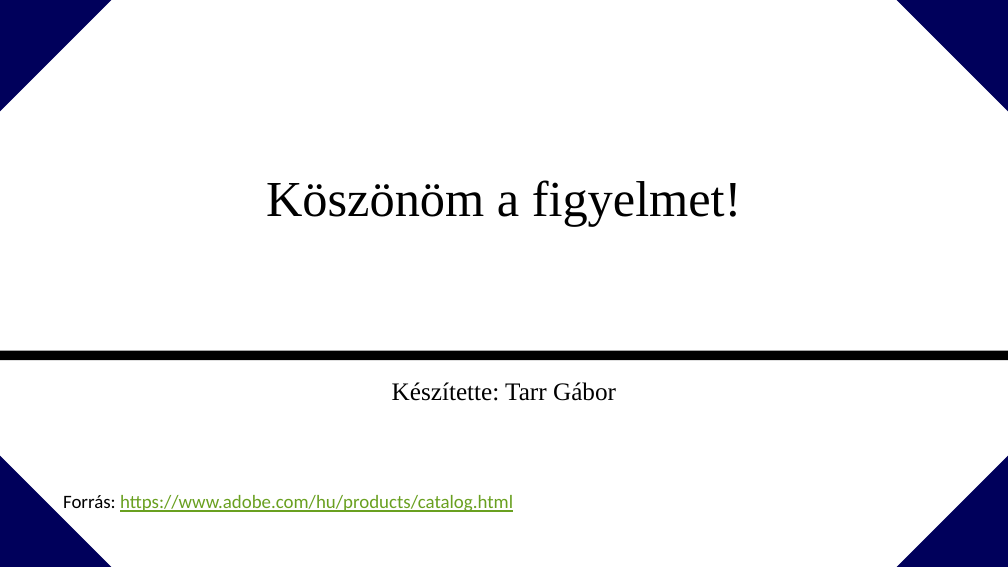
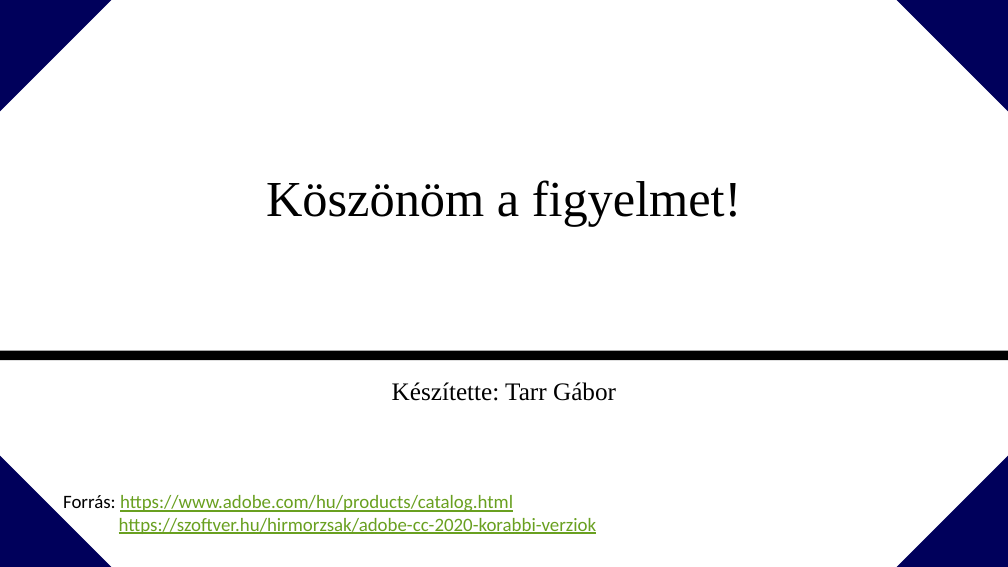
Before and after one commit to tarrgabor/paprika, a slide deck: slide 9 of beadandóTG.pptx. Drawn at 1008x567 pixels with LibreOffice and Linux fonts; fonts in the diff are those of the drawing. Boxes give left, top, right and bottom in pixels: in the first picture for what was removed or moved away, otherwise in the second. Text is boxed around its words. In the diff, an @@ line names an element or a change of style, - is before the commit and + after.

```diff
--- a/beadandóTG.pptx
+++ b/beadandóTG.pptx
@@ text at (x1=119, y1=518, x2=597, y2=534): paragraph added @@
+https://szoftver.hu/hirmorzsak/adobe-cc-2020-korabbi-verziok
```
Also in this commit, not shown: 7 other slides changed.
